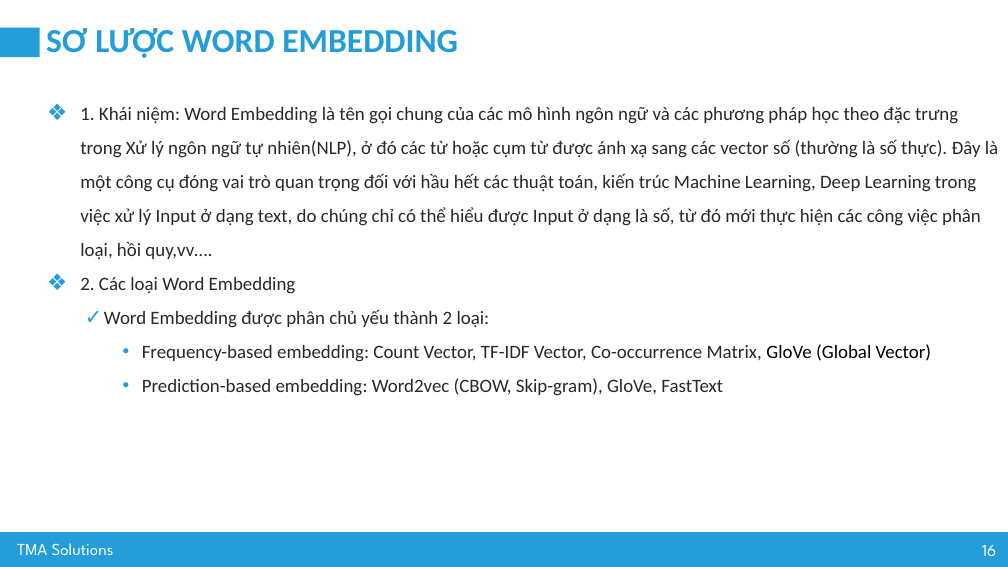
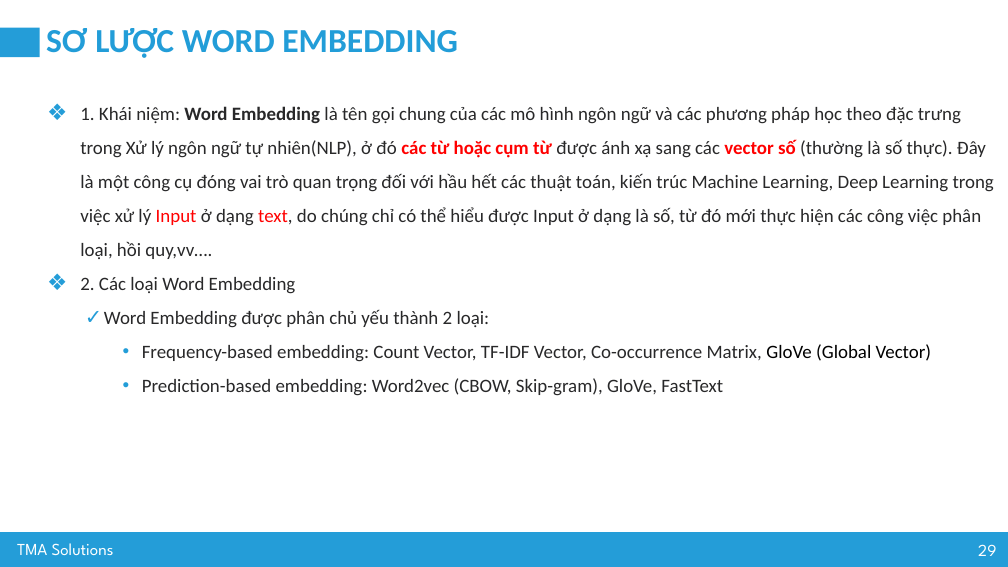
Before and after one commit to nguyenvanhuy0612/DL-1, a slide deck: slide 29 of Workshop-3_AI Advance Training_Group 80.pptx (slide 16 before the commit). Drawn at 1008x567 pixels with LibreOffice and Linux fonts; fonts in the diff are those of the drawing. Boxes give left, top, right and bottom in pixels: in the first picture for what was removed or moved away, otherwise in the second. Text is boxed around its words. In the diff, an @@ line names an element or a change of style, - is before the commit and + after.

```diff
--- a/Workshop-3_AI Advance Training_Group 80.pptx
+++ b/Workshop-3_AI Advance Training_Group 80.pptx
@@ text at (x1=80, y1=106, x2=994, y2=259): text colour #282829 to #FF0000 in "các từ hoặc cụm từ vector số ..."; bold on in "Word Embedding các từ hoặc cụm từ ..." @@
@@ page number at (x1=978, y1=544, x2=996, y2=556): text changed @@
-16
+29
```
Also in this commit, not shown: 5 other slides changed, 13 slides added, 5 other files.
